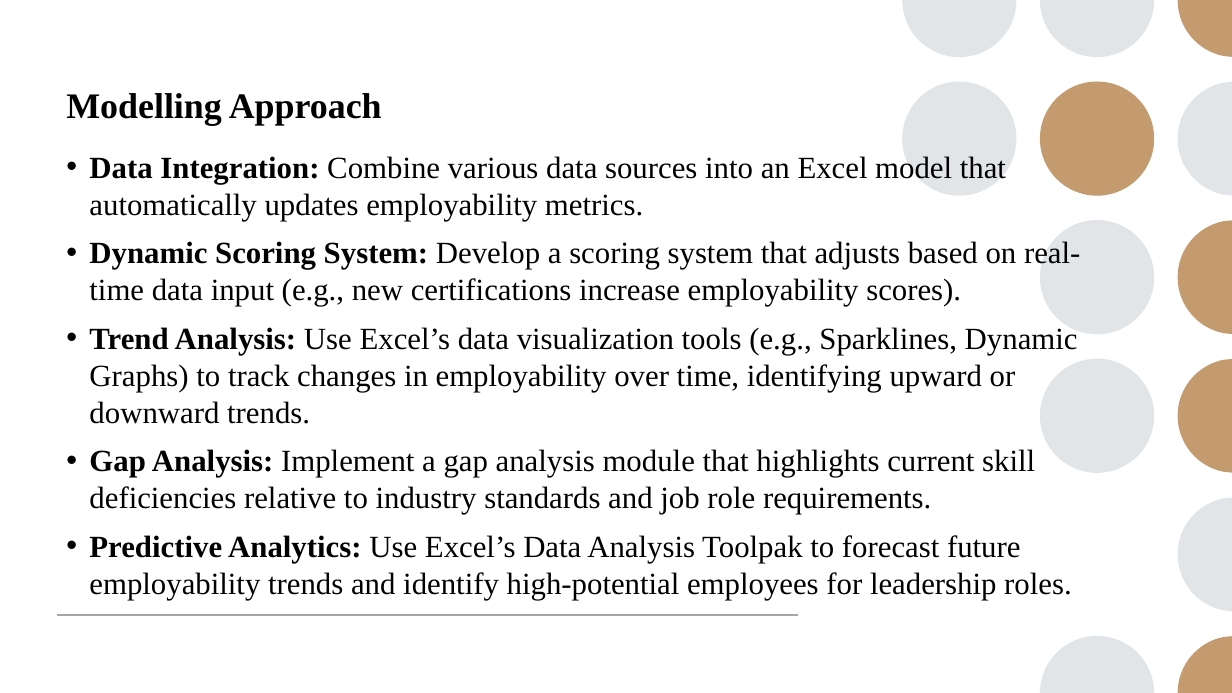
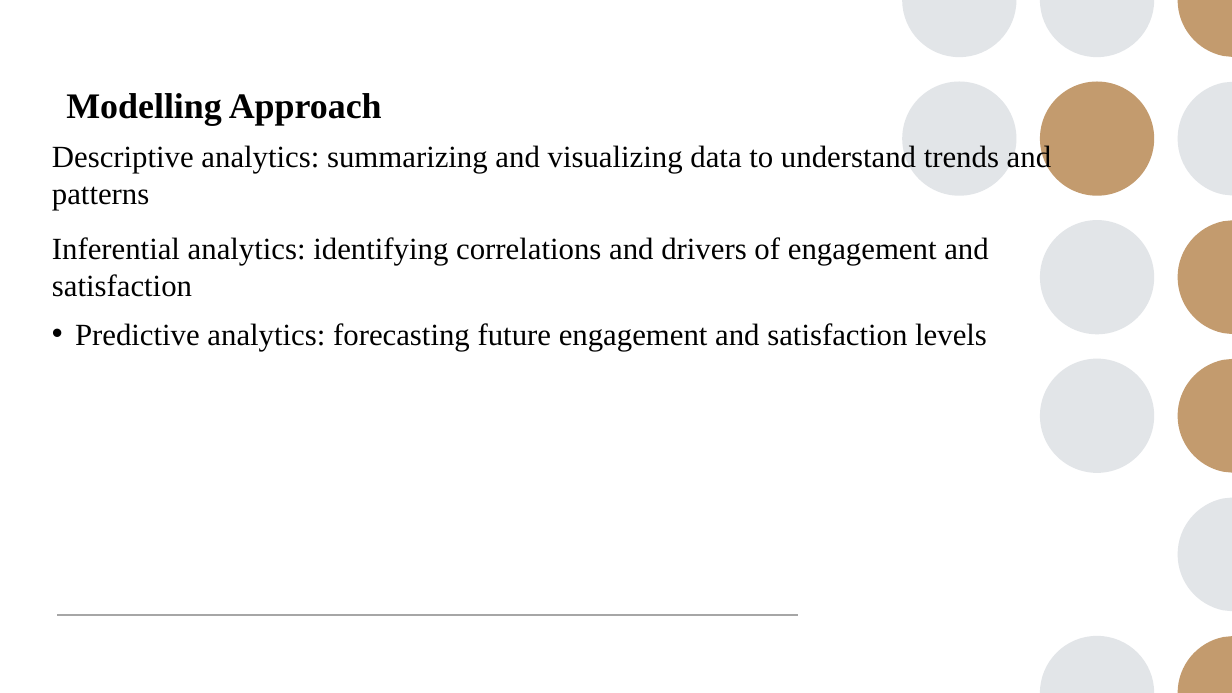
Before and after one commit to Saimeera785/TNSDC-DA-, a slide deck: slide 9 of sai meera ibm ppt.pptx. Drawn at 1232x693 pixels with LibreOffice and Linux fonts; fonts in the diff are those of the drawing. Boxes give left, top, right and bottom in pixels: in the first picture for what was removed or moved away, otherwise in the second. Text is boxed around its words. In the diff, an @@ line names an element or a change of style, - is before the commit and + after.

```diff
--- a/sai meera ibm ppt.pptx
+++ b/sai meera ibm ppt.pptx
@@ text at (52,143,1051,351): text changed @@
-• Data Integration: Combine various data sources into an Excel model that automatically updates employability metrics.
-• Dynamic Scoring System: Develop a scoring system that adjusts based on real-time data input (e.g., new certifications increase employability scores).
-• Trend Analysis: Use Excel’s data visualization tools (e.g., Sparklines, Dynamic Graphs) to track changes in employability over time, identifying upward or downward trends.
-• Gap Analysis: Implement a gap analysis module that highlights current skill deficiencies relative to industry standards and job role requirements.
-• Predictive Analytics: Use Excel’s Data Analysis Toolpak to forecast future employability trends and identify high-potential employees for leadership roles.
+• Descriptive analytics: summarizing and visualizing data to understand trends and patterns
+  Inferential analytics: identifying correlations and drivers of engagement and satisfaction
+  Predictive analytics: forecasting future engagement and satisfaction levels
```
Also in this commit, not shown: 7 other slides changed, 2 slides added, 2 slides removed, 1 other file.
